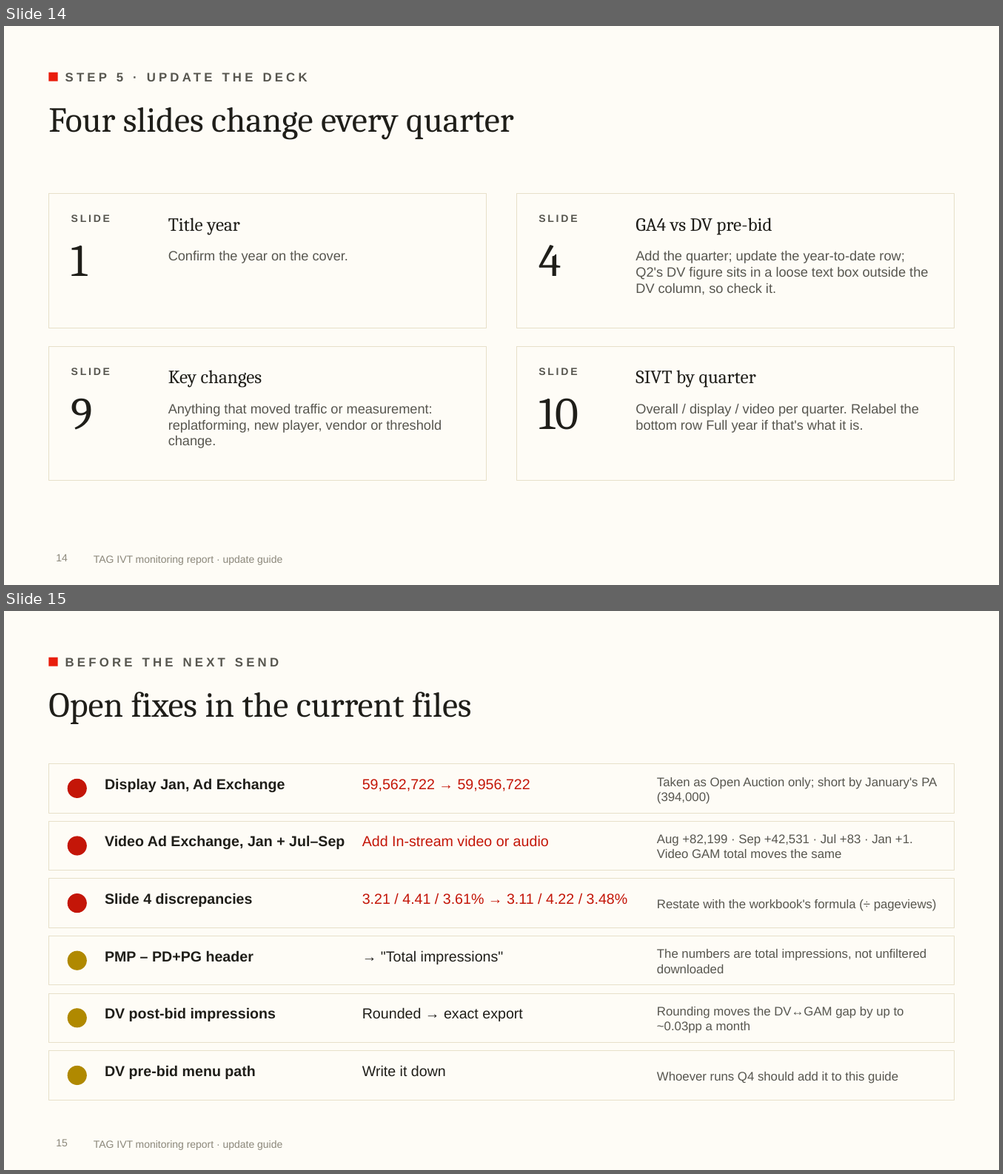
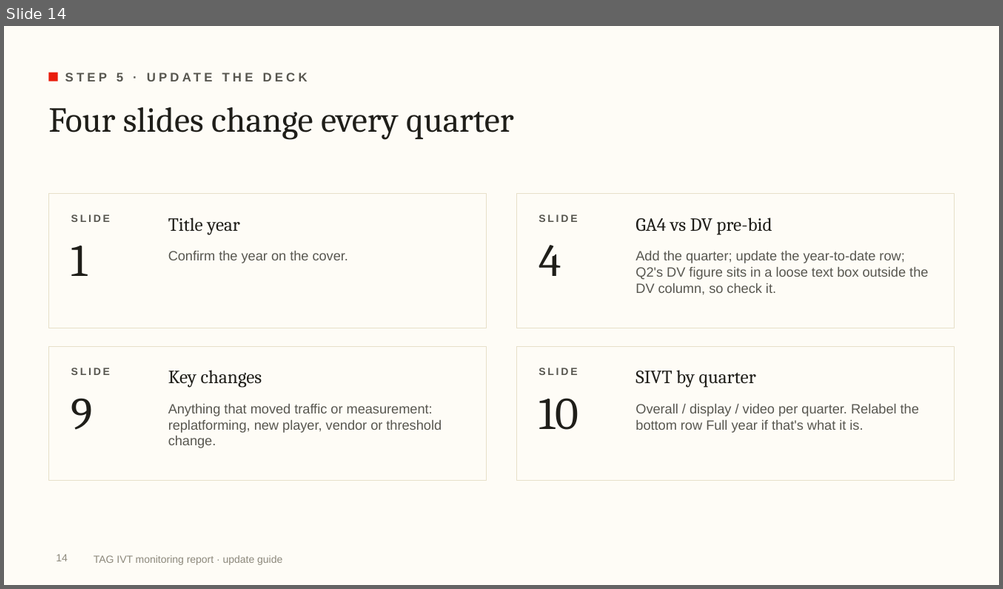
Before and after one commit to rogerhirano-nw/yield-dashboard, a slide deck: docs/TAG_IVT_Report_Update_Guide.pptx. Shown one above the other, each under a label of ours: slides 14 and 15 before the commit, slide 14 after it. The pictures are 1003x1174 and 1003x589 pixels, drawn with LibreOffice and Linux fonts; fonts in the diff are those of the drawing; background and template pictures are left out. Boxes give left, top, right and bottom in pixels: in the first picture for what was removed or moved away, otherwise in the second. Text is boxed around its words. In the diff, an @@ line names an element or a change of style, - is before the commit and + after.

```diff
--- a/docs/TAG_IVT_Report_Update_Guide.pptx
+++ b/docs/TAG_IVT_Report_Update_Guide.pptx
@@ slide 15 removed at (x1=4, y1=611, x2=999, y2=1170), background #FEFCF6; not listed: 2 template elements that a slide beside it also shows @@
@@ text removed at (x1=65, y1=658, x2=279, y2=667) @@
-BEFORE THE NEXT SEND
@@ title removed at (x1=48, y1=692, x2=472, y2=724) @@
-Open fixes in the current files
@@ rectangle removed at (x1=48, y1=764, x2=954, y2=813) @@
@@ ellipse removed at (x1=68, y1=779, x2=87, y2=798) @@
@@ text removed at (x1=105, y1=778, x2=285, y2=792) @@
-Display Jan, Ad Exchange
@@ text removed at (x1=362, y1=779, x2=530, y2=792) @@
-59,562,722 → 59,956,722
@@ text removed at (x1=657, y1=777, x2=936, y2=804) @@
-Taken as Open Auction only; short by January's PA (394,000)
@@ rectangle removed at (x1=48, y1=821, x2=954, y2=871) @@
@@ ellipse removed at (x1=68, y1=836, x2=87, y2=856) @@
@@ text removed at (x1=105, y1=835, x2=344, y2=849) @@
-Video Ad Exchange, Jan + Jul–Sep
@@ text removed at (x1=362, y1=835, x2=549, y2=847) @@
-Add In-stream video or audio
@@ text removed at (x1=657, y1=834, x2=913, y2=858) @@
-Aug +82,199 · Sep +42,531 · Jul +83 · Jan +1. Video GAM total moves the same
@@ rectangle removed at (x1=48, y1=879, x2=954, y2=928) @@
@@ ellipse removed at (x1=68, y1=894, x2=87, y2=913) @@
@@ text removed at (x1=105, y1=893, x2=253, y2=907) @@
-Slide 4 discrepancies
@@ text removed at (x1=362, y1=894, x2=628, y2=905) @@
-3.21 / 4.41 / 3.61% → 3.11 / 4.22 / 3.48%
@@ text removed at (x1=657, y1=900, x2=936, y2=911) @@
-Restate with the workbook's formula (÷ pageviews)
@@ rectangle removed at (x1=48, y1=937, x2=954, y2=985) @@
@@ ellipse removed at (x1=68, y1=951, x2=87, y2=971) @@
@@ text removed at (x1=105, y1=951, x2=253, y2=963) @@
-PMP – PD+PG header
@@ text removed at (x1=381, y1=951, x2=504, y2=965) @@
-→ "Total impressions"
@@ text removed at (x1=657, y1=949, x2=926, y2=974) @@
-The numbers are total impressions, not unfiltered downloaded
@@ rectangle removed at (x1=48, y1=994, x2=954, y2=1043) @@
@@ ellipse removed at (x1=68, y1=1008, x2=87, y2=1028) @@
@@ text removed at (x1=105, y1=1008, x2=276, y2=1022) @@
-DV post-bid impressions
@@ text removed at (x1=362, y1=1008, x2=523, y2=1022) @@
-Rounded → exact export
@@ text removed at (x1=657, y1=1007, x2=904, y2=1034) @@
-Rounding moves the DV↔GAM gap by up to ~0.03pp a month
@@ rectangle removed at (x1=48, y1=1051, x2=954, y2=1100) @@
@@ ellipse removed at (x1=68, y1=1066, x2=87, y2=1085) @@
@@ text removed at (x1=105, y1=1065, x2=255, y2=1079) @@
-DV pre-bid menu path
@@ text removed at (x1=362, y1=1065, x2=446, y2=1076) @@
-Write it down
@@ text removed at (x1=657, y1=1072, x2=898, y2=1084) @@
-Whoever runs Q4 should add it to this guide
@@ page number removed at (x1=56, y1=1139, x2=68, y2=1147) @@
-15
```
Also in this commit, not shown: 1 other file.
